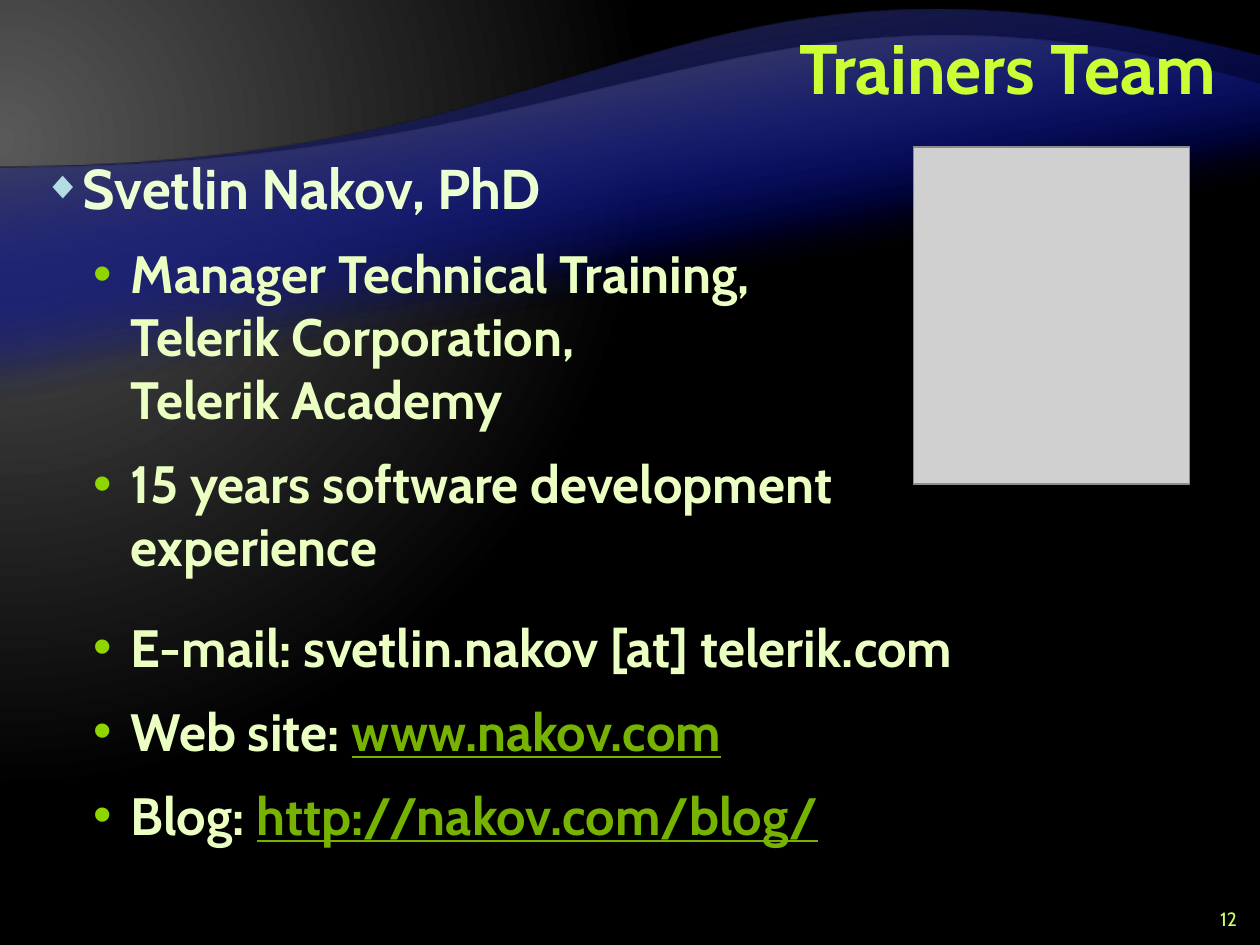
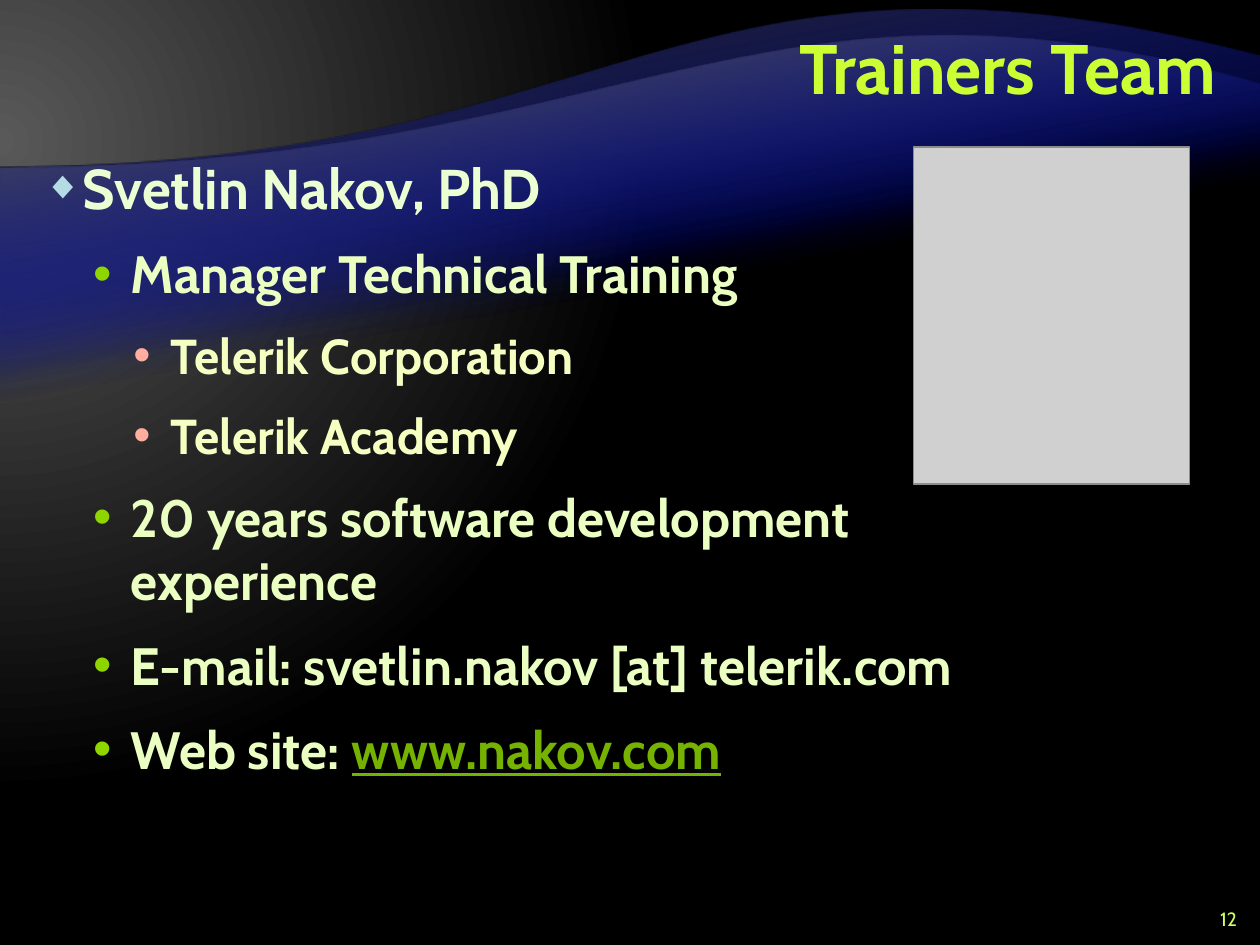
Before and after one commit to Lockheed01/aspnet-mvc-course, a slide deck: slide 12 of Lectures/0. Course Introduction/--for-editing--Course Introduction.pptx. Drawn at 1260x945 pixels with LibreOffice and Linux fonts; fonts in the diff are those of the drawing; grey boxes stand for pictures; background and template pictures are left out. Boxes give left, top, right and bottom in pixels: in the first picture for what was removed or moved away, otherwise in the second. Text is boxed around its words. In the diff, an @@ line names an element or a change of style, - is before the commit and + after.

```diff
--- a/Lectures/0. Course Introduction/--for-editing--Course Introduction.pptx
+++ b/Lectures/0. Course Introduction/--for-editing--Course Introduction.pptx
@@ text at box(131, 253, 850, 612): text changed @@
-  • Manager Technical Training, Telerik Corporation, Telerik Academy
-  • 15 years software development experience
+  • Manager Technical Training
+    • Telerik Corporation
+    • Telerik Academy
+  • 20 years software development experience
@@ text "E-mail: svetlin.nakov [at] telerik.com": place and size @@
-text "E-mail: svetlin.nakov [at] telerik.com" at box(131, 627, 952, 847)
+text "E-mail: svetlin.nakov [at] telerik.com" at box(131, 645, 952, 776)
@@ text at box(131, 795, 819, 847): paragraph removed @@
-  • Blog: http://nakov.com/blog/
```
Also in this commit, not shown: 12 other slides changed, 4 slides added, 4 slides removed.
